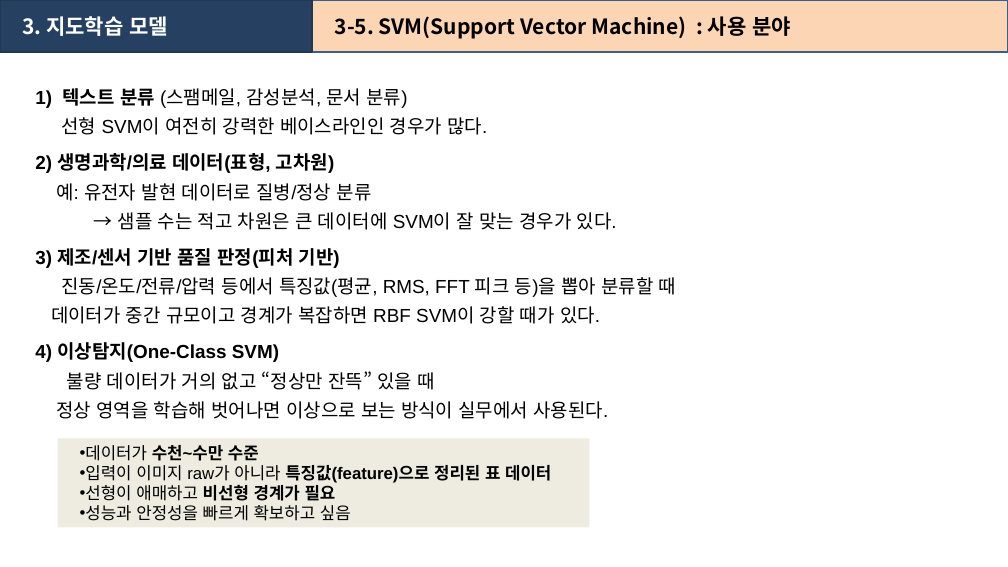
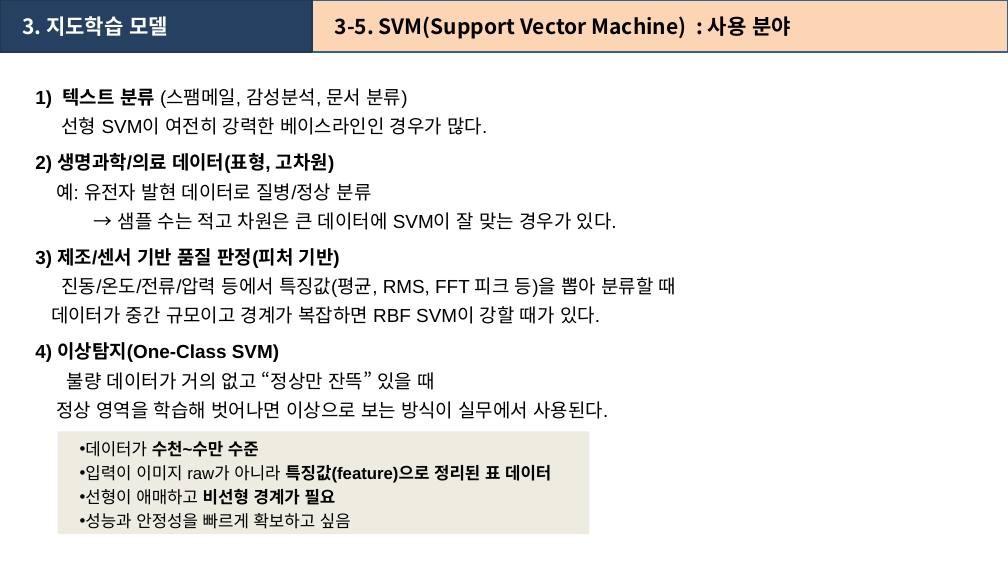
Before and after one commit to heartcom/Linux-Program, a slide deck: slide 92 of 강의자료_머신러닝_인공지능(2606).pptx (slide 91 before the commit). Drawn at 1008x567 pixels with LibreOffice and Linux fonts; fonts in the diff are those of the drawing. Boxes give left, top, right and bottom in pixels: in the first picture for what was removed or moved away, otherwise in the second. Text is boxed around its words. In the diff, an @@ line names an element or a change of style, - is before the commit and + after.

```diff
--- a/강의자료_머신러닝_인공지능(2606).pptx
+++ b/강의자료_머신러닝_인공지능(2606).pptx
@@ rectangle "데이터가 수천~수만 수준": place and size @@
-rectangle "데이터가 수천~수만 수준" at box(57, 439, 590, 528)
+rectangle "데이터가 수천~수만 수준" at box(57, 432, 590, 535)
@@ rectangle "데이터가 수천~수만 수준" at box(57, 432, 590, 535): line spacing 1 to 23pt @@
```
Also in this commit, not shown: 11 other slides changed, 51 slides added.
